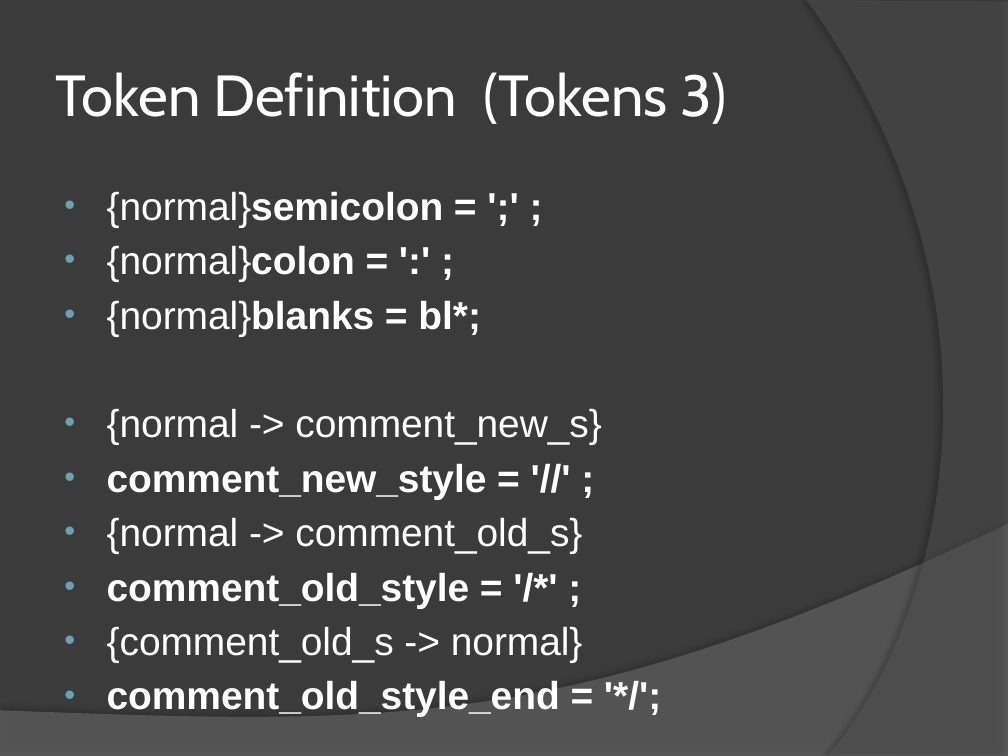
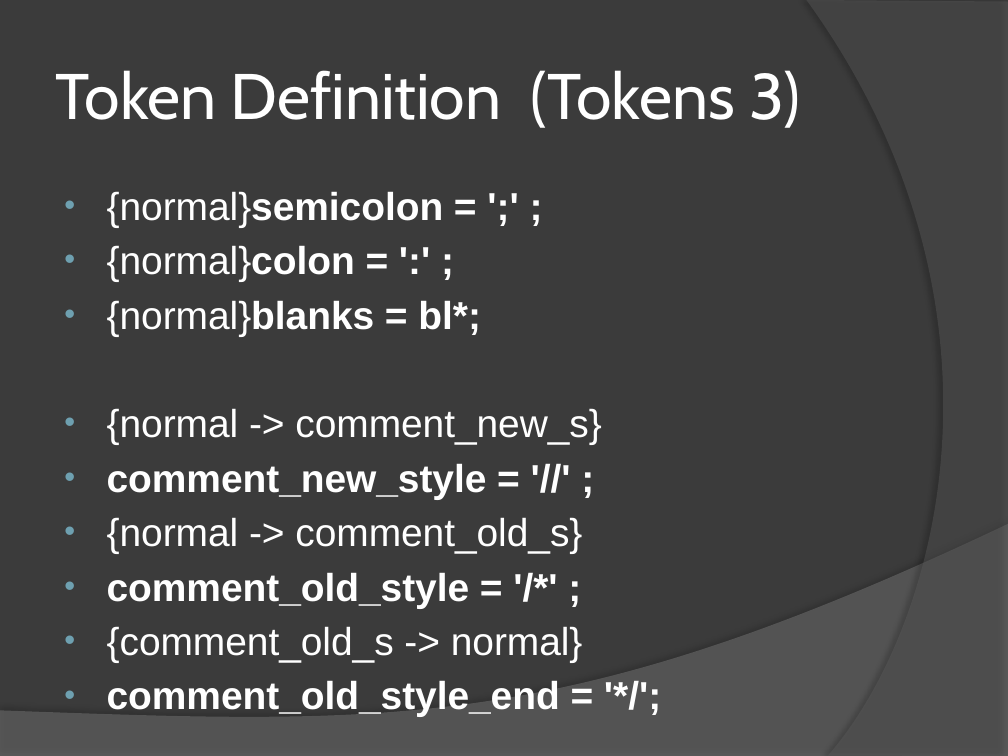
Before and after one commit to farseerfc/sjtuxyz, a slide deck: slide 8 of source/xjtuxyzlex/doc/XYZ lexer editor.pptx. Drawn at 1008x756 pixels with LibreOffice and Linux fonts; fonts in the diff are those of the drawing. Boxes give left, top, right and bottom in pixels: in the first picture for what was removed or moved away, otherwise in the second. Text is boxed around its words. In the diff, an @@ line names an element or a change of style, - is before the commit and + after.

```diff
--- a/source/xjtuxyzlex/doc/XYZ lexer editor.pptx
+++ b/source/xjtuxyzlex/doc/XYZ lexer editor.pptx
@@ title "Token Definition (Tokens 3)" at (x1=55, y1=70, x2=800, y2=128): size 41.4 to 46 pt @@
```
Also in this commit, not shown: 3 other slides changed.
